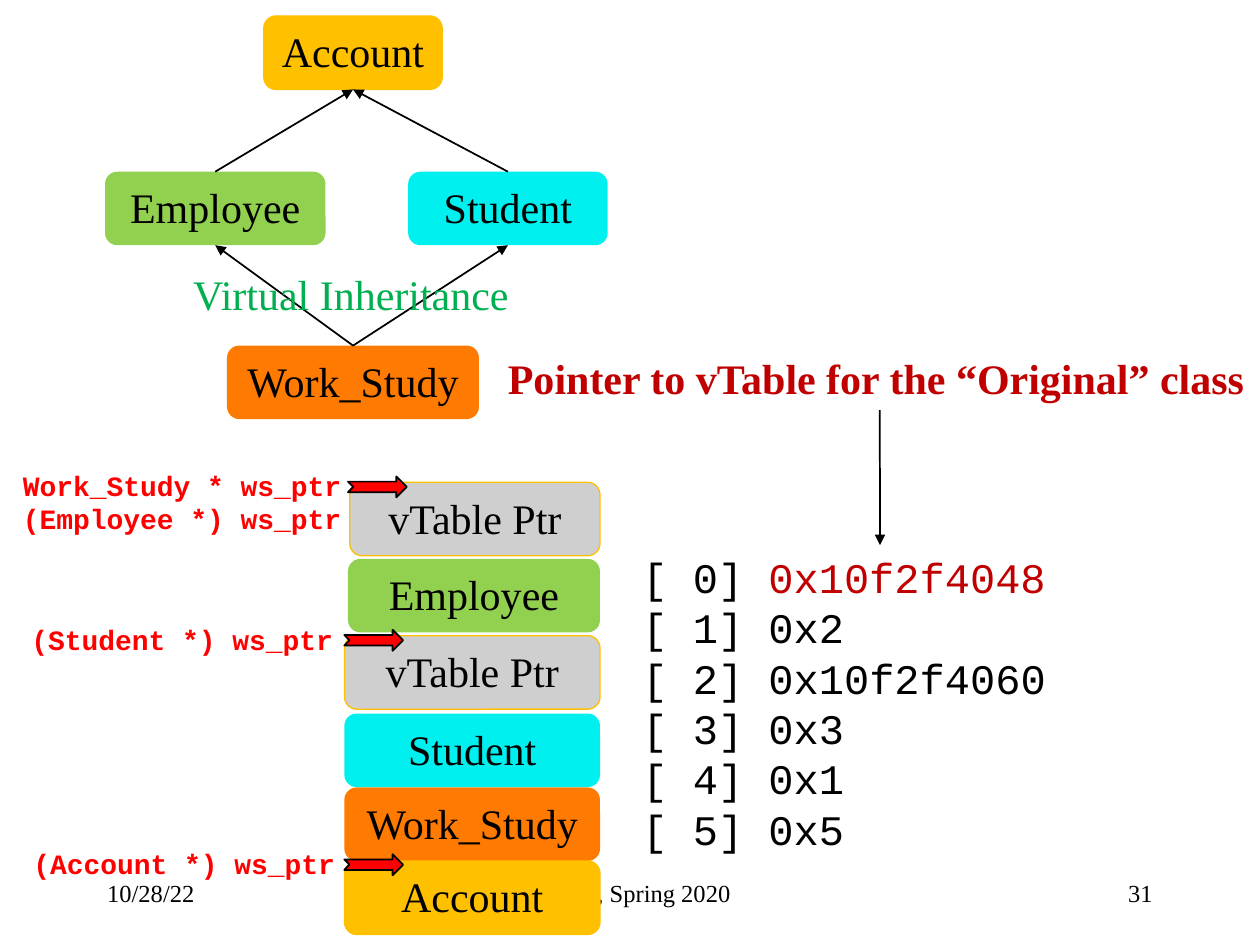
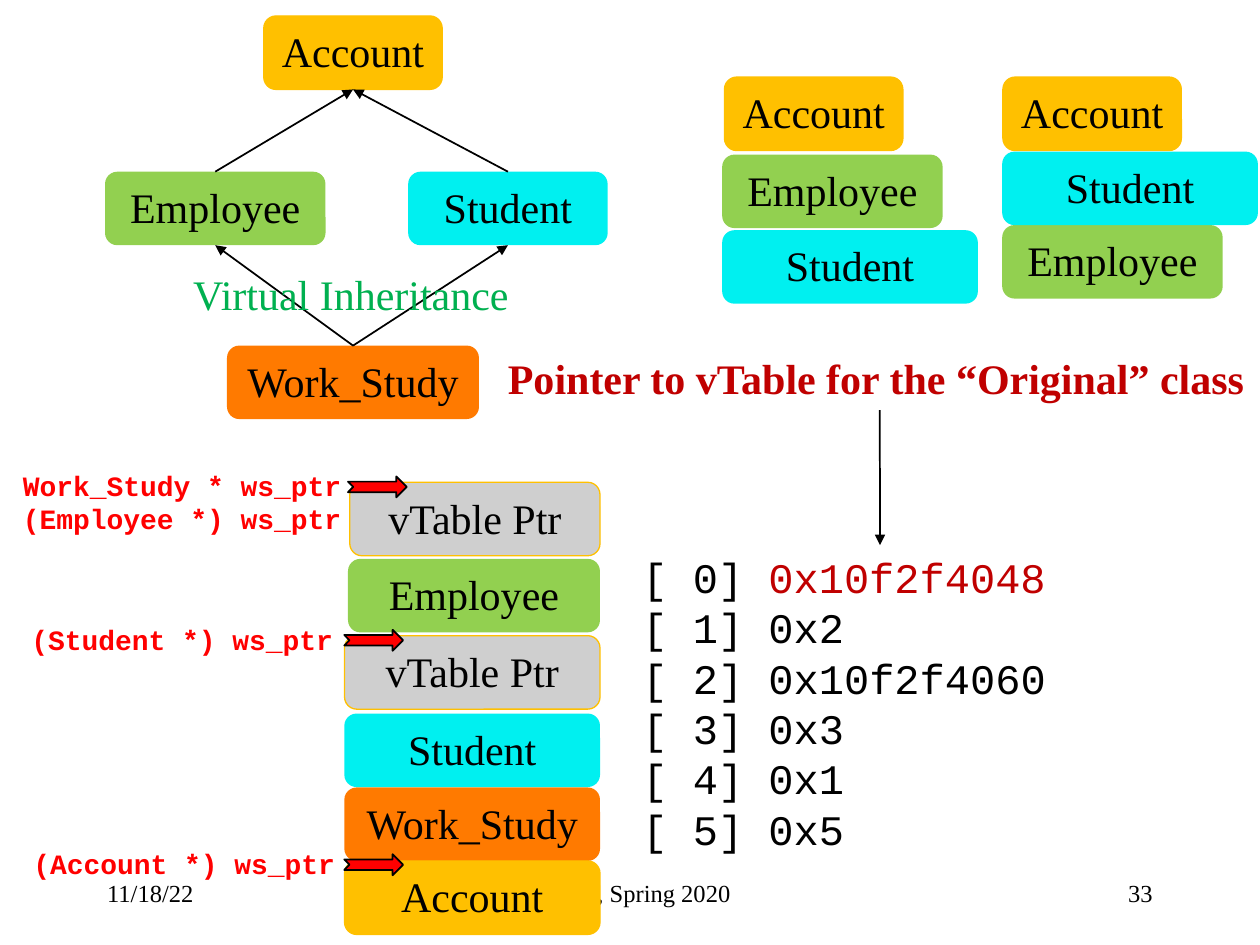
Before and after one commit to sfelixwu/ecs36b_slides, a slide deck: slide 33 of ecs36b_f2022_L007.pptx (slide 31 before the commit). Drawn at 1260x945 pixels with LibreOffice and Linux fonts; fonts in the diff are those of the drawing. Boxes give left, top, right and bottom in pixels: in the first picture for what was removed or moved away, otherwise in the second. Text is boxed around its words. In the diff, an @@ line names an element or a change of style, - is before the commit and + after.

```diff
--- a/ecs36b_f2022_L007.pptx
+++ b/ecs36b_f2022_L007.pptx
@@ rounded rectangle added at (724, 77, 903, 150), fill #FFC000, outline #FFC000 0.75 pt, 24 pt, text #000000 @@
+Account
@@ rounded rectangle added at (1003, 77, 1182, 150), fill #FFC000, outline #FFC000 0.75 pt, 24 pt, text #000000 @@
+Account
@@ rounded rectangle added at (722, 155, 942, 228), fill #92D050, 24 pt, text #000000 @@
+Employee
@@ rounded rectangle added at (1002, 151, 1257, 224), fill #00F0F0, 24 pt, text #000000 @@
+Student
@@ rounded rectangle added at (722, 231, 978, 304), fill #00F0F0, 24 pt, text #000000 @@
+Student
@@ rounded rectangle added at (1002, 226, 1222, 299), fill #92D050, 24 pt, text #000000 @@
+Employee
@@ text at (107, 885, 193, 903): text changed @@
-10/28/22
+11/18/22
@@ page number at (1128, 885, 1153, 903): text changed @@
-31
+33
```
Also in this commit, not shown: 35 other slides changed, 2 slides added, 2 other files.
